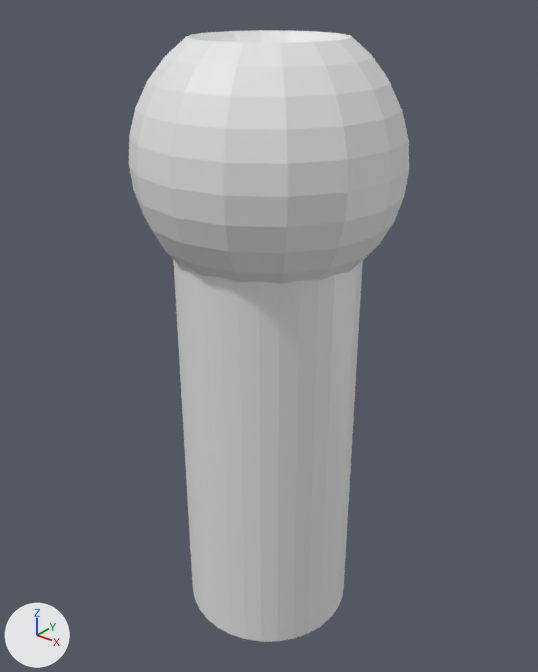
Renders of the Blender file Assets/Prefabs/Pieces/Bishop.blend from each side of a commit.
Both versions are drawn from a 50 mm lens placed at (4.06, -5.7, 5.7), pointed at (-0.32, -0.22, 2.3). The lights are fixed; the arrows at lower left show +X, +Y and +Z.

Script lines for the objects in view, before the commit:
```python
me_cylinder = bpy.data.meshes.new('Cylinder')
me_cylinder.from_pydata(...)  # a 32-sided cylinder along z spanning x -1.0..1.0, y -1.0..1.0, z -1.0..1.0
me_sphere = bpy.data.meshes.new('Sphere')
me_sphere.from_pydata(...)  # 242 vertices, 256 faces; spans x -1.0..1.0, y -1.0..1.0, z -1.0..0.83
ob_cylinder = bpy.data.objects.new('Cylinder', me_cylinder)
ob_cylinder.location = (-0.26, -0.32, 1.41)
ob_cylinder.scale = (0.918, 0.918, -2.37)
ob_sphere = bpy.data.objects.new('Sphere', me_sphere)
ob_sphere.location = (-0.27, -0.28, 4.15)
ob_sphere.scale = (1.29, 1.29, 1.29)
```
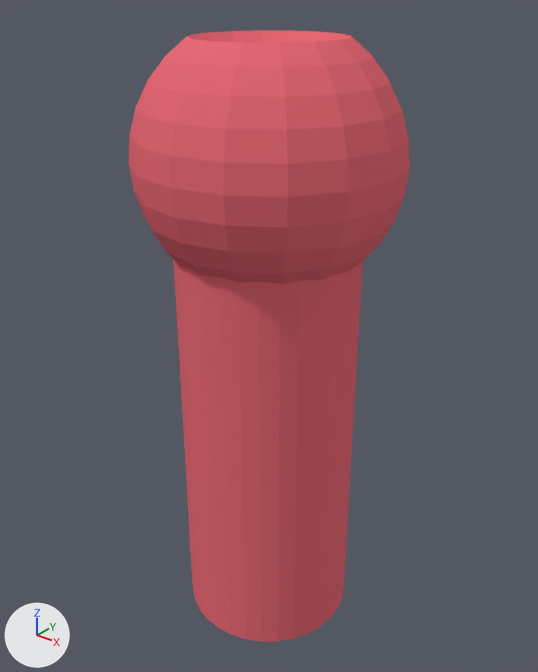
The edits, one by one:
Material 'WhiteChessPiece' (mat_whitechesspiece) is new.
Its base color is (0.799, 0.148, 0.184) (red #e76b77).
me_sphere has 242 vertices, 256 faces and spans x -1.0..1.0, y -1.0..1.0, z -1.0..0.83.
me_sphere now uses material mat_whitechesspiece (red #e76b77).
me_cylinder has 64 vertices, 34 faces and spans x -1.0..1.0, y -1.0..1.0, z -1.0..1.0.
me_cylinder now uses material mat_whitechesspiece (red #e76b77).

Boxes (x1, y1, x2, y2) around the edits, measured in the pictures (538 x 672 px):
'Sphere', recoloured (grey to red): (129, 30, 409, 284) in both
'Cylinder', recoloured: (173, 259, 363, 642) in both
